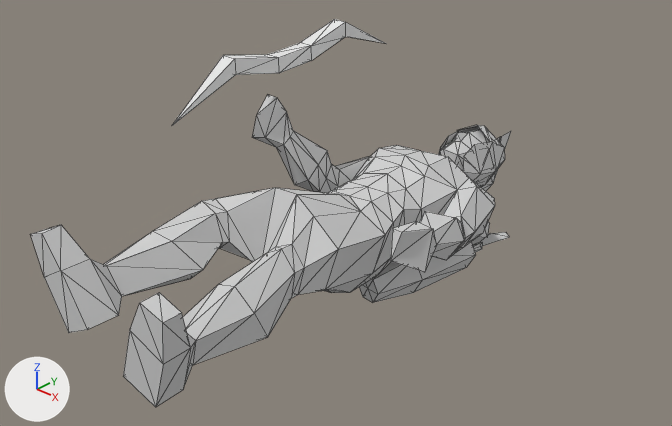
Two versions of the Blender file techs/megapack/romans/archer_stand.blend, one commit apart.
The view is the same before and after, from a 50 mm camera at (2.35, -1.36, 1.78) aimed at (0.1, 1.05, 0.16). Arrows for +X, +Y and +Z are at lower left; the lights stay in place. Mesh edges are drawn as thin lines.

Names of what the first picture shows: 'Cube', 'speer_man_st_Material'.
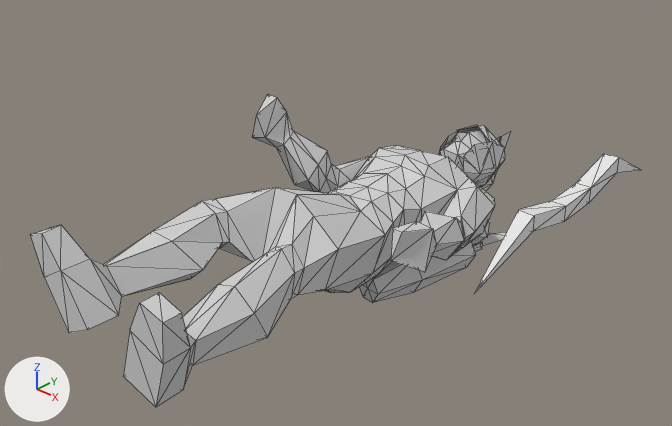
Boxes (x1, y1, x2, y2) around the edits, measured in the pictures (672 x 426 px):
'Cube', moved, rescaled (22% narrower, 31% taller)
    before: (172, 19, 387, 126)
    after: (474, 153, 641, 294)

Edits to the bpy script that builds the scene:
```text
Change ob_cube:
    ob_cube.location: (-0.464, 1.363, 0.607) -> (1.036, 1.161, 0.476)
    ob_cube.scale: (0.034, 0.034, 0.034) -> (0.0278, 0.0278, 0.0278)
```
